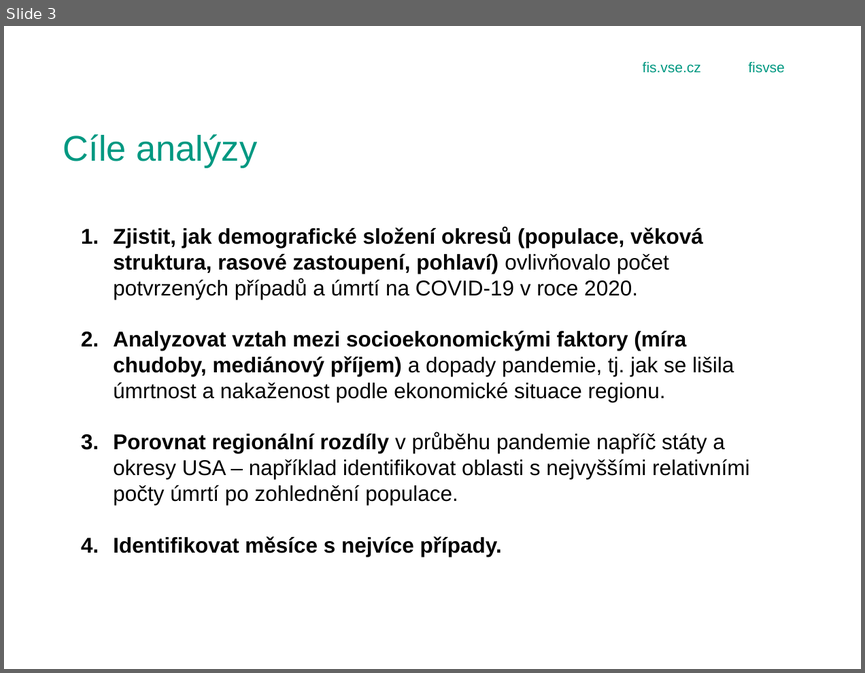
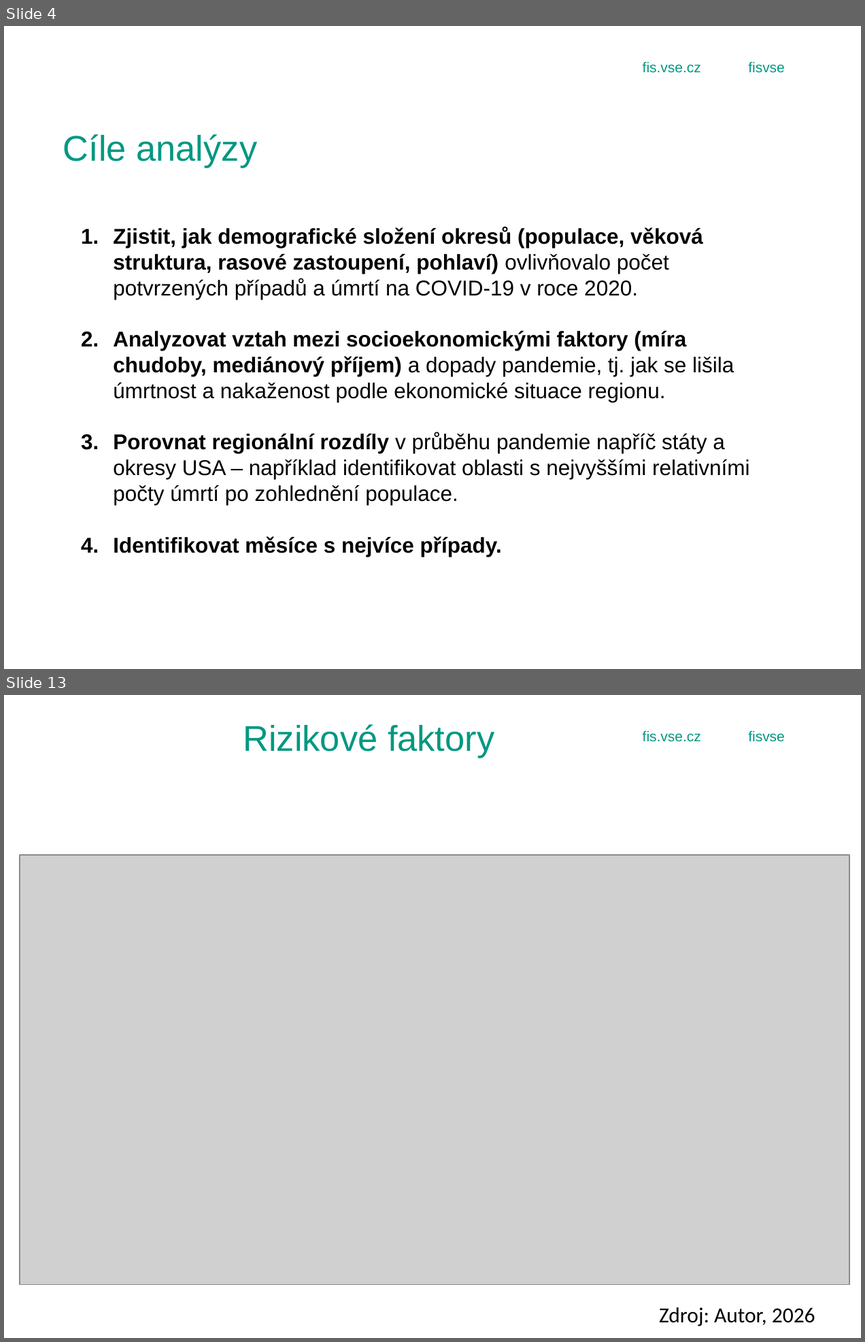
Before and after one commit to ursulastrudl/Projektovy_seminar, a slide deck: obhajoba.pptx. Shown one above the other, each under a label of ours: slide 3 before the commit, slides 4 and 13 after it; the slides between them are not shown. The pictures are 865x673 and 865x1342 pixels, drawn with LibreOffice and Linux fonts; fonts in the diff are those of the drawing; grey boxes stand for pictures; background and template pictures are left out. Boxes give left, top, right and bottom in pixels: in the first picture for what was removed or moved away, otherwise in the second. Text is boxed around its words. In the diff, an @@ line names an element or a change of style, - is before the commit and + after.

```diff
--- a/obhajoba.pptx
+++ b/obhajoba.pptx
@@ slide 13 added at box(4, 695, 861, 1338), background picture (left out); not listed: 3 template elements that a slide beside it also shows @@
@@ title added at box(243, 724, 494, 758), 30 pt, text #009881 @@
+Rizikové faktory
@@ picture added at box(20, 855, 849, 1285) @@
@@ text added at box(659, 1307, 815, 1326), 18 pt, text #000000 @@
+Zdroj: Autor, 2026
@@ what was slide 3 is now slide 4 @@
```
Also in this commit, not shown: 1 slide changed, 12 other slides added, 1 slide removed, 2 other files.
